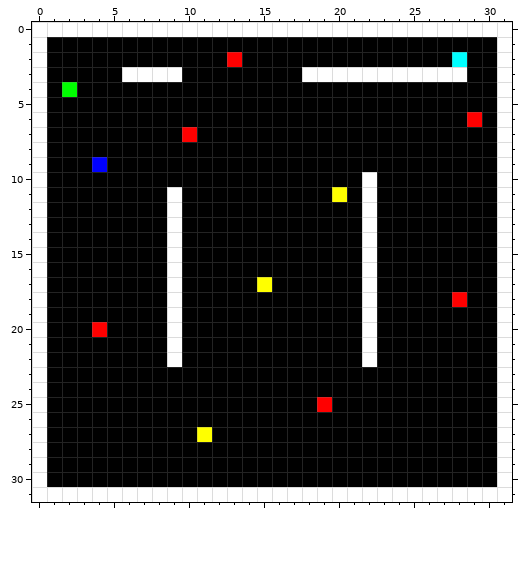
Edited in one commit: pixel-art sprite (res/map.png). The first picture shows the starting point.
The file is 32x32 pixels.
After the commit:
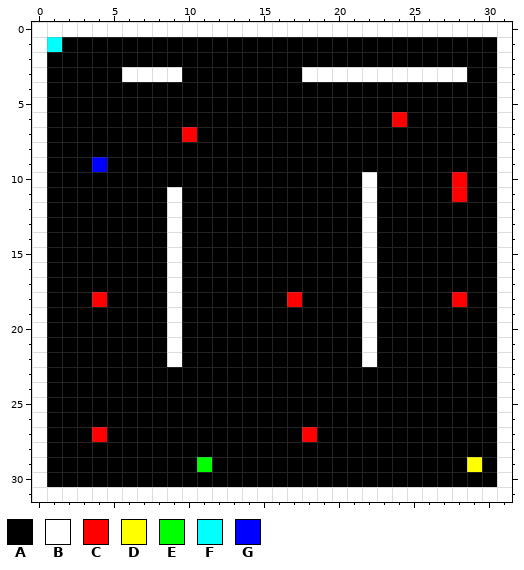
Palette (. is transparent): A #000000  B #ffffff  C #ff0000  D #ffff00  E #00ff00  F #00ffff  G #0000ff
Difference:
y 1: x 1 A -> F
y 2: x 13 C -> A; x 28 F -> A
y 4: x 2 E -> A
y 6: x 24 A -> C; x 29 C -> A
y 10: x 28 A -> C
y 11: x 20 D -> A; x 28 A -> C
y 17: x 15 D -> A
y 18: x 4 A -> C; x 17 A -> C
y 20: x 4 C -> A
y 25: x 19 C -> A
y 27: x 4 A -> C; x 11 D -> A; x 18 A -> C
y 29: x 11 A -> E; x 29 A -> D
